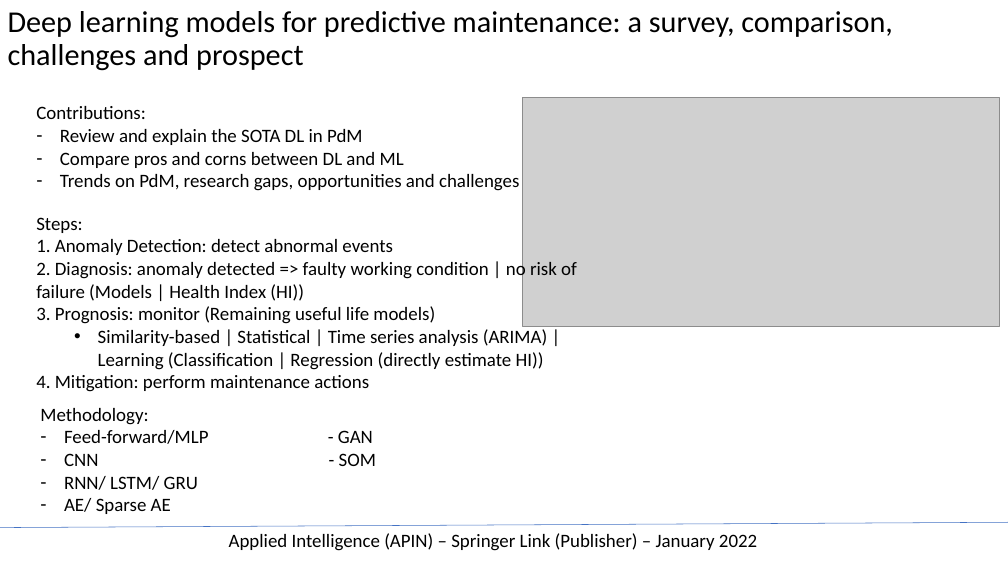
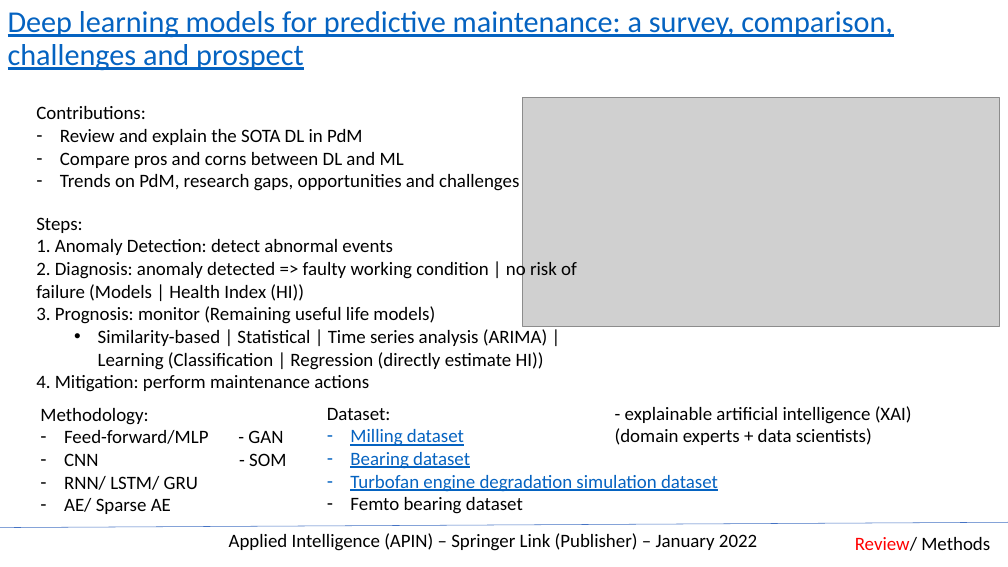
Before and after one commit to mrtrunghieu1/predictive-maintenance-awesome, a slide deck: slide 3 of slides/PredictiveMaintainance_Review.pptx. Drawn at 1008x567 pixels with LibreOffice and Linux fonts; fonts in the diff are those of the drawing; grey boxes stand for pictures. Boxes give left, top, right and bottom in pixels: in the first picture for what was removed or moved away, otherwise in the second. Text is boxed around its words. In the diff, an @@ line names an element or a change of style, - is before the commit and + after.

Commit message:
[UPDATE] Complete 1 survey review

```diff
--- a/slides/PredictiveMaintainance_Review.pptx
+++ b/slides/PredictiveMaintainance_Review.pptx
@@ title "Deep learning models for predictive ..." at <box>8,11,893,71</box>: text colour #000000 to #0563C1, underline on @@
@@ text added at <box>327,408,718,514</box>, 18 pt, text #0563C1, underline @@
+Dataset:
+– Milling dataset
+– Bearing dataset
+– Turbofan engine degradation simulation dataset
+– Femto bearing dataset
@@ text added at <box>615,406,912,445</box>, 18 pt, text #000000 @@
+- explainable artificial intelligence (XAI) (domain experts + data scientists)
@@ text added at <box>855,537,990,551</box>, 18 pt, text #000000 @@
+Review/ Methods
```
Also in this commit, not shown: 1 other slide changed, 1 slide added.
